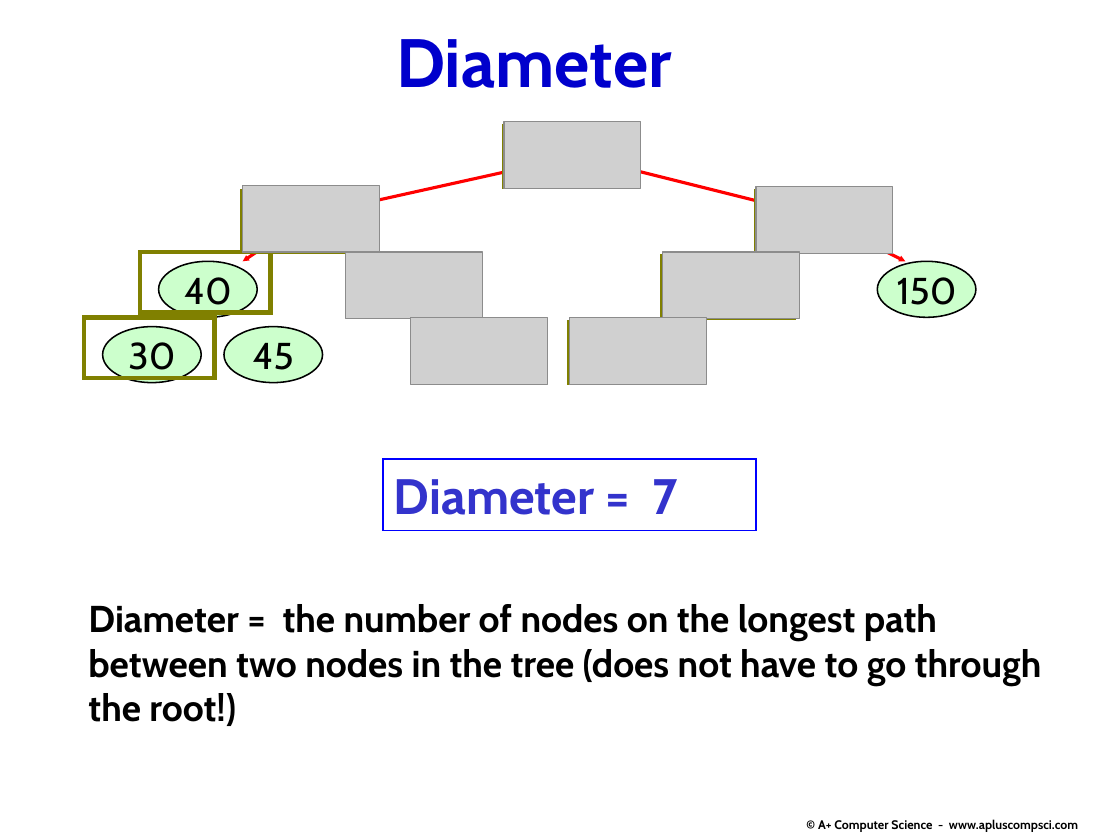
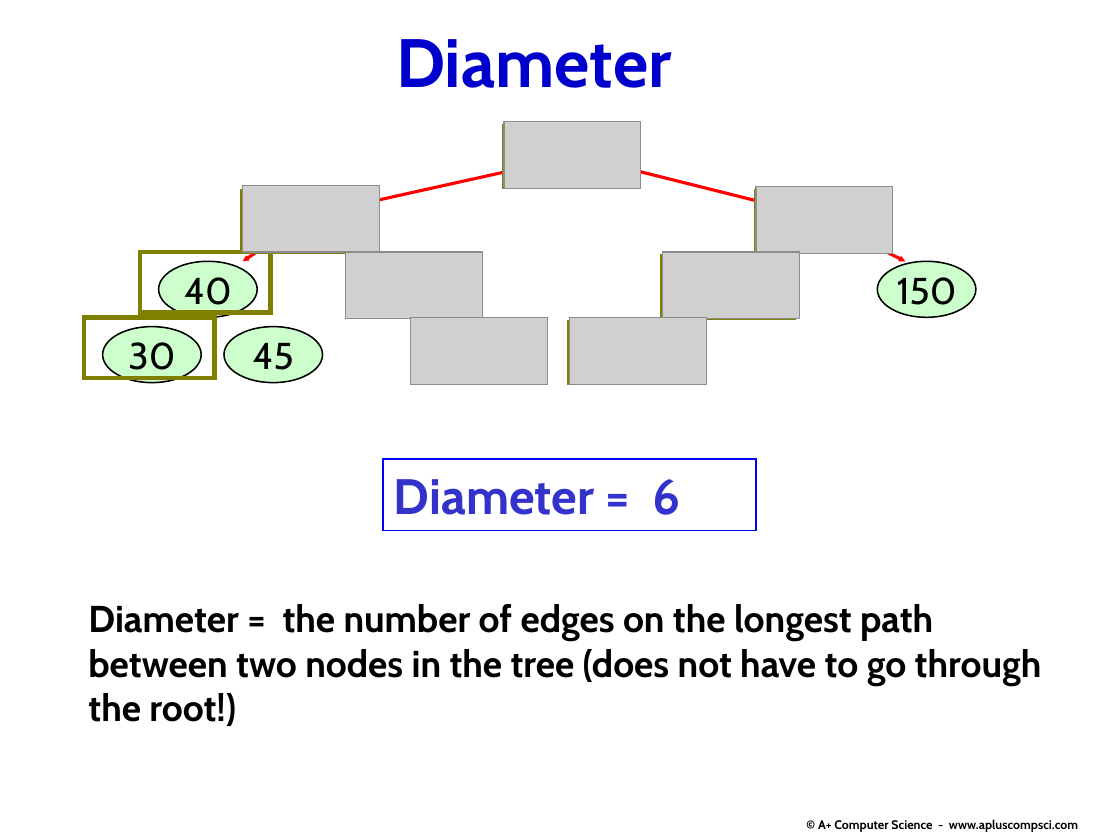
Before and after one commit to Cy-FairCS/cs3, a slide deck: slide 5 of u08a_bTrees/notes/_b - Attributes and and building BSTs.pptx. Drawn at 1120x840 pixels with LibreOffice and Linux fonts; fonts in the diff are those of the drawing; grey boxes stand for pictures. Boxes give left, top, right and bottom in pixels: in the first picture for what was removed or moved away, otherwise in the second. Text is boxed around its words. In the diff, an @@ line names an element or a change of style, - is before the commit and + after.

```diff
--- a/u08a_bTrees/notes/_b - Attributes and and building BSTs.pptx
+++ b/u08a_bTrees/notes/_b - Attributes and and building BSTs.pptx
@@ text in rectangle at <box>394,479,681,515</box>: text changed @@
-Diameter = 7
+Diameter = 6
@@ text at <box>88,604,1042,726</box>: text changed @@
-Diameter = the number of nodes on the longest path between two nodes in the tree (does not have to go through the root!)
+Diameter = the number of edges on the longest path between two nodes in the tree (does not have to go through the root!)
```
Also in this commit, not shown: 1 other slide changed, 2 other files.
